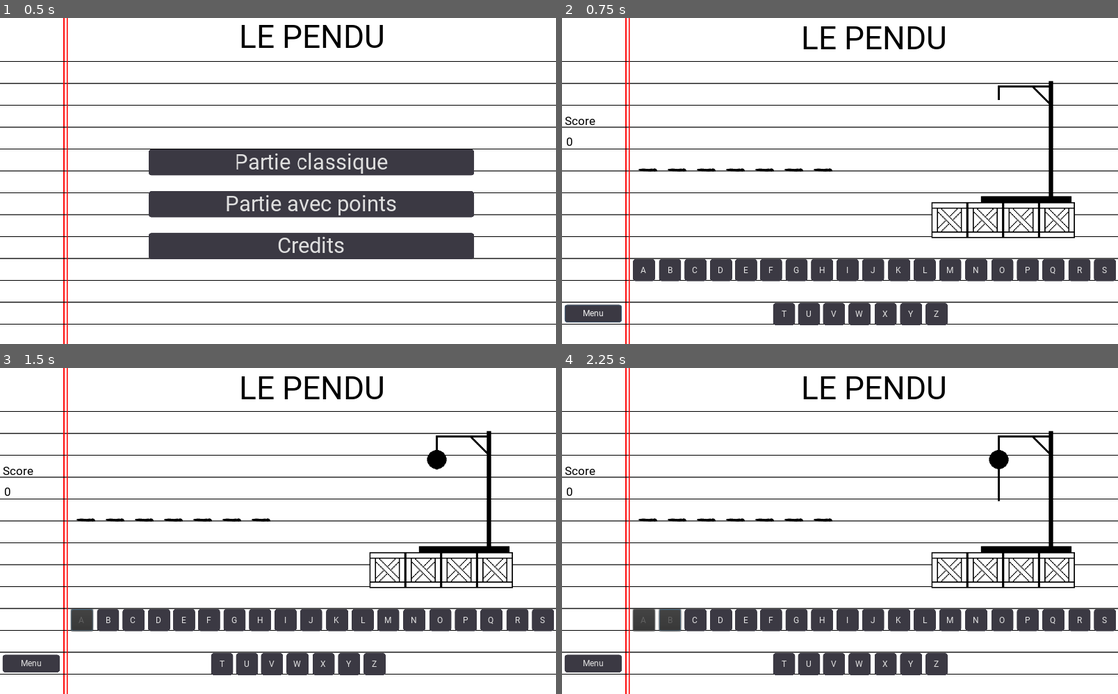
Above: before the commit, frames 1-4 (two rows, left to right).
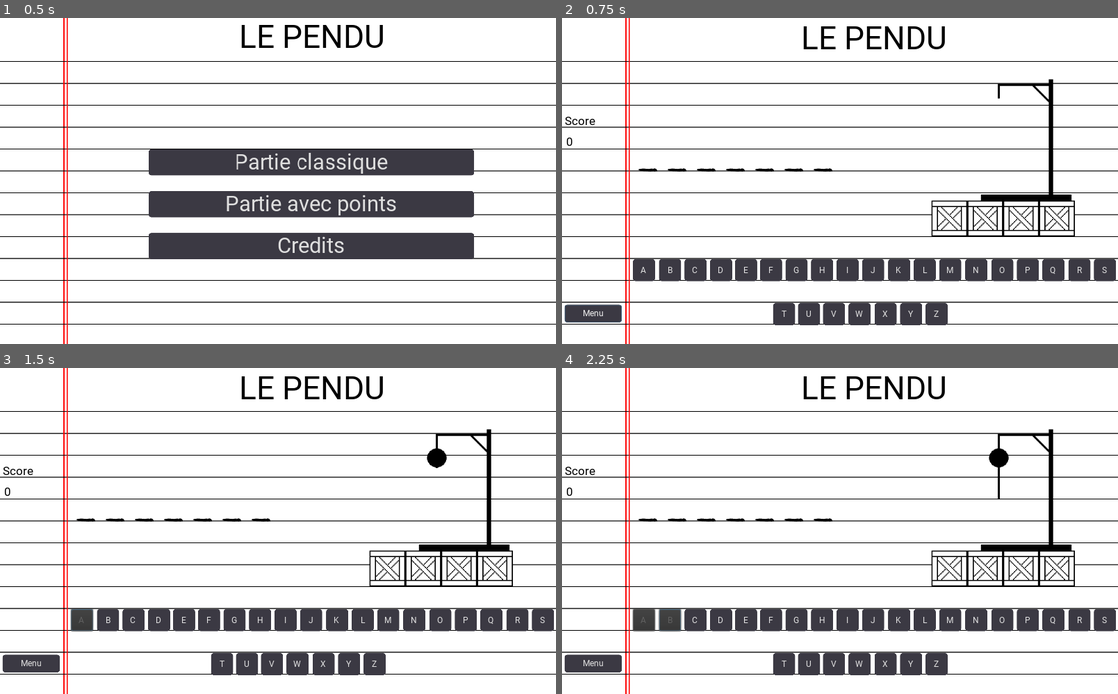
Above: after the commit, the same moments.

Repository: Jelared/Project-Jeu_du_Pendu
Game: Godot game, scene res://scenes/Menu.tscn
Two runs of this game, one before a commit and one after it. Both use one fixed random seed, a clock stepped at 60 frames per second and the inputs below.
Inputs:
- Up to frame 1 (0.5 s): no input
- Up to frame 2 (0.75 s): click "Partie avec points" at 0.5 s
- Up to frame 3 (1.5 s): click "A" at 1.25 s
- Up to frame 4 (2.25 s): click "B" at 2 s

Frame 1 is identical in both runs. In frame 2, 1.6% of the frame differs, in the area x 66-93%, y 18-68%; in frame 3, 1.7%; in frame 4, 1.7%.

Commit message:
update 16-10-2022

Diff:
--- a/scenes/Main2.tscn
+++ b/scenes/Main2.tscn
@@ -593,7 +593,7 @@
 text = "Z"
 
 [node name="Pendu" type="AnimatedSprite" parent="."]
-position = Vector2( 825, 258 )
+position = Vector2( 825, 255 )
 frames = SubResource( 1 )
 
 [node name="Menu" type="Button" parent="."]
